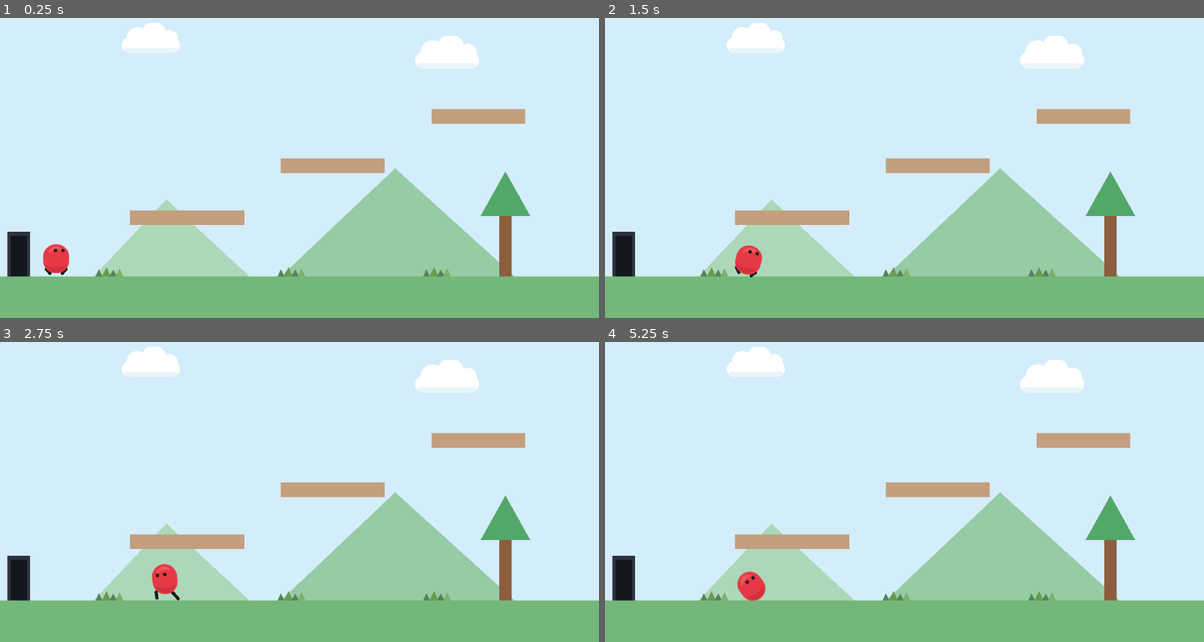
Above: before the commit, frames 1-4 (two rows, left to right).
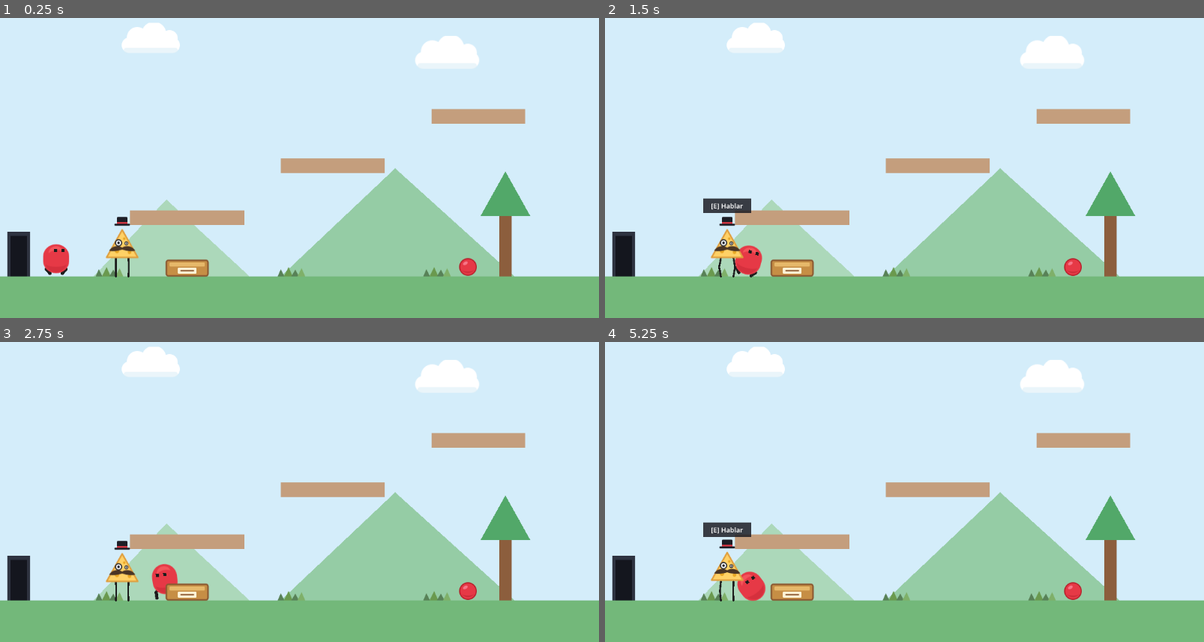
Above: after the commit, the same moments.

Repository: jberrozpe/PikuClon
Game: Godot game, scene res://escenas/nivel_2.tscn
Two runs of this game, one before a commit and one after it. Both use one fixed random seed, a clock stepped at 60 frames per second and the inputs below. This scene is started directly instead of the project's main scene.
Inputs:
- Up to frame 1 (0.25 s): no input
- Up to frame 2 (1.5 s): tap Enter at 0.5 s; hold D (mover_derecha) from 0.53 s (still down); tap E (patada) at 0.6 s; tap W (saltar) at 0.77 s; tap S (agacharse) at 1.35 s
- Up to frame 3 (2.75 s): tap W (saltar) at 1.52 s; tap E (patada) at 1.55, 2.1 s; release D (mover_derecha) at 2.03 s; hold A (mover_izquierda) from 2.03 s (still down)
- Up to frame 4 (5.25 s): release A (mover_izquierda) at 2.78 s; hold D (mover_derecha) 2.78-4.28 s; tap R at 2.85 s; tap W (saltar) at 3.02, 3.77, 4.52 s; tap E (patada) at 3.05, 3.8, 4.35 s; tap Space at 3.6 s; hold A (mover_izquierda) 4.28-5.03 s; hold D (mover_derecha) from 5.03 s (still down); hold S (agacharse) from 5.03 s (still down)

The runs differ from the first frame. In frame 1, 1.0% of the frame differs, in the area x 17-80%, y 66-87%; in frame 2, 1.4%, in the area x 16-80%, y 60-87%; in frame 3, 1.0%; in frame 4, 1.4%.

Commit message:
Paso 8C: añadir NPC Don Quesito y misión secundaria de Rayo en nivel_2

Diff:
--- /dev/null
+++ b/PikuClon/escenas/don_quesito.tscn
@@ -0,0 +1,122 @@
+[gd_scene load_steps=5 format=3]
+
+[ext_resource type="Script" path="res://scripts/don_quesito.gd" id="1_quesito"]
+[ext_resource type="AudioStream" path="res://recursos/sonidos/npc_hablar.wav" id="2_sonido"]
+[ext_resource type="Texture2D" path="res://recursos/sprites/don_quesito.svg" id="3_sprite"]
+
+[sub_resource type="RectangleShape2D" id="RectangleShape2D_zona"]
+size = Vector2(130, 110)
+
+[node name="DonQuesito" type="Node2D"]
+script = ExtResource("1_quesito")
+
+[node name="CuerpoVisual" type="Node2D" parent="."]
+
+[node name="PiernaIzq" type="Line2D" parent="CuerpoVisual"]
+position = Vector2(-12, -36)
+points = PackedVector2Array(0, 0, -1.5, 18, 0, 36)
+width = 3.5
+default_color = Color(0.113725, 0.113725, 0.113725, 1)
+joint_mode = 2
+begin_cap_mode = 2
+end_cap_mode = 2
+
+[node name="PiernaDer" type="Line2D" parent="CuerpoVisual"]
+position = Vector2(12, -36)
+points = PackedVector2Array(0, 0, 1.5, 18, 0, 36)
+width = 3.5
+default_color = Color(0.113725, 0.113725, 0.113725, 1)
+joint_mode = 2
+begin_cap_mode = 2
+end_cap_mode = 2
+
+[node name="CuerpoSprite" type="Sprite2D" parent="CuerpoVisual"]
+position = Vector2(0, -76)
+texture = ExtResource("3_sprite")
+
+[node name="ZonaInteraccion" type="Area2D" parent="."]
+position = Vector2(0, -55)
+
+[node name="CollisionShape2D" type="CollisionShape2D" parent="ZonaInteraccion"]
+shape = SubResource("RectangleShape2D_zona")
+
+[node name="Indicador" type="Control" parent="."]
+z_index = 10
+layout_mode = 3
+anchors_preset = 0
+offset_left = -46.0
+offset_top = -150.0
+offset_right = 46.0
+offset_bottom = -122.0
+
+[node name="Fondo" type="ColorRect" parent="Indicador"]
+layout_mode = 1
+anchors_preset = 15
+anchor_right = 1.0
+anchor_bottom = 1.0
+grow_horizontal = 2
+grow_vertical = 2
+color = Color(0.113725, 0.113725, 0.141176, 0.85)
+
+[node name="Texto" type="Label" parent="Indicador"]
+layout_mode = 1
+anchors_preset = 15
+anchor_right = 1.0
+anchor_bottom = 1.0
+grow_horizontal = 2
+grow_vertical = 2
+theme_override_font_sizes/font_size = 13
+text = "[E] Hablar"
+horizontal_alignment = 1
+vertical_alignment = 1
+
+[node name="Bocadillo" type="Control" parent="."]
+z_index = 10
+layout_mode = 3
+anchors_preset = 0
+offset_left = -140.0
+offset_top = -242.0
+offset_right = 140.0
+offset_bottom = -126.0
+
+[node name="Borde" type="ColorRect" parent="Bocadillo"]
+layout_mode = 1
+anchors_preset = 15
+anchor_right = 1.0
+anchor_bottom = 1.0
+grow_horizontal = 2
+grow_vertical = 2
+color = Color(0.113725, 0.113725, 0.141176, 1)
+
+[node name="Fondo" type="ColorRect" parent="Bocadillo"]
+layout_mode = 1
+anchors_preset = 15
+anchor_right = 1.0
+anchor_bottom = 1.0
+offset_left = 3.0
+offset_top = 3.0
+offset_right = -3.0
+offset_bottom = -3.0
+grow_horizontal = 2
+grow_vertical = 2
+
+[node name="Texto" type="Label" parent="Bocadillo"]
+layout_mode = 1
+anchors_preset = 15
+anchor_right = 1.0
+anchor_bottom = 1.0
+offset_left = 10.0
+offset_top = 8.0
+offset_right = -10.0
+offset_bottom = -8.0
+grow_horizontal = 2
+grow_vertical = 2
+theme_override_colors/font_color = Color(0.113725, 0.113725, 0.141176, 1)
+theme_override_font_sizes/font_size = 13
+text = "¡Socorro!"
+horizontal_alignment = 1
+vertical_alignment = 1
+autowrap_mode = 3
+
+[node name="SonidoHablar" type="AudioStreamPlayer2D" parent="."]
+stream = ExtResource("2_sonido")
--- a/PikuClon/escenas/nivel_2.tscn
+++ b/PikuClon/escenas/nivel_2.tscn
@@ -7,6 +7,11 @@
 [ext_resource type="Texture2D" path="res://recursos/sprites/jugador_cuerpo.svg" id="5_jugador_sprite"]
 [ext_resource type="Texture2D" path="res://recursos/sprites/nube.svg" id="6_nube_sprite"]
 [ext_resource type="Texture2D" path="res://recursos/sprites/hierba.svg" id="7_hierba_sprite"]
+[ext_resource type="PackedScene" path="res://escenas/don_quesito.tscn" id="8_quesito"]
+[ext_resource type="Script" path="res://scripts/caja_rayo.gd" id="9_caja_rayo_gd"]
+[ext_resource type="Texture2D" path="res://recursos/sprites/caja_rayo.svg" id="10_caja_rayo_sprite"]
+[ext_resource type="Texture2D" path="res://recursos/sprites/pelota_rayo.svg" id="11_pelota_sprite"]
+[ext_resource type="AudioStream" path="res://recursos/sonidos/estrella.wav" id="12_sonido_exito"]
 
 [sub_resource type="RectangleShape2D" id="RectangleShape2D_suelo"]
 size = Vector2(1152, 80)
@@ -29,6 +34,16 @@
 
 [sub_resource type="RectangleShape2D" id="RectangleShape2D_patada"]
 size = Vector2(56, 64)
+
+[sub_resource type="RectangleShape2D" id="RectangleShape2D_caja_rayo"]
+size = Vector2(76, 40)
+
+[sub_resource type="CircleShape2D" id="CircleShape2D_rayo"]
+radius = 18.0
+
+[sub_resource type="PhysicsMaterial" id="PhysicsMaterial_rayo"]
+friction = 0.45
+bounce = 0.45
 
 [node name="Nivel2" type="Node2D"]
 
@@ -211,3 +226,30 @@
 
 [node name="SonidoPatada" type="AudioStreamPlayer" parent="Jugador"]
 stream = ExtResource("4_patada")
+
+[node name="DonQuesito" parent="." instance=ExtResource("8_quesito")]
+position = Vector2(235, 568)
+
+[node name="CajaRayo" type="Area2D" parent="."]
+position = Vector2(360, 548)
+script = ExtResource("9_caja_rayo_gd")
+
+[node name="Visual" type="Sprite2D" parent="CajaRayo"]
+texture = ExtResource("10_caja_rayo_sprite")
+
+[node name="CollisionShape2D" type="CollisionShape2D" parent="CajaRayo"]
+shape = SubResource("RectangleShape2D_caja_rayo")
+
+[node name="SonidoExito" type="AudioStreamPlayer2D" parent="CajaRayo"]
+stream = ExtResource("12_sonido_exito")
+
+[node name="PelotaRayo" type="RigidBody2D" parent="."]
+position = Vector2(900, 545)
+mass = 0.8
+physics_material_override = SubResource("PhysicsMaterial_rayo")
+
+[node name="CollisionShape2D" type="CollisionShape2D" parent="PelotaRayo"]
+shape = SubResource("CircleShape2D_rayo")
+
+[node name="Visual" type="Sprite2D" parent="PelotaRayo"]
+texture = ExtResource("11_pelota_sprite")
--- /dev/null
+++ b/PikuClon/recursos/sprites/caja_rayo.svg
@@ -0,0 +1,6 @@
+<svg xmlns="http://www.w3.org/2000/svg" width="88" height="42" viewBox="0 0 88 42">
+  <rect x="4" y="10" width="80" height="30" rx="4" fill="#C68E45" stroke="#8C5A32" stroke-width="3"/>
+  <rect x="10" y="14" width="68" height="8" rx="2" fill="#E6B86A"/>
+  <rect x="26" y="24" width="36" height="12" rx="2" fill="#FFF3D6"/>
+  <line x1="32" y1="30" x2="56" y2="30" stroke="#8C5A32" stroke-width="2.5" stroke-linecap="round"/>
+</svg>
--- /dev/null
+++ b/PikuClon/recursos/sprites/don_quesito.svg
@@ -0,0 +1,19 @@
+<svg xmlns="http://www.w3.org/2000/svg" width="68" height="84" viewBox="0 0 68 84">
+  <!-- Tiny floating top hat (2cm above head, not touching) -->
+  <rect x="24" y="2" width="20" height="14" rx="2" fill="#1D1E26"/>
+  <rect x="24" y="12" width="20" height="3" fill="#E63946"/>
+  <rect x="19" y="15" width="30" height="4" rx="2" fill="#1D1E26"/>
+  <!-- Cheese triangle body -->
+  <polygon points="34,27 64,80 4,80" fill="#FFD166" stroke="#E09F3E" stroke-width="3" stroke-linejoin="round"/>
+  <!-- Cheese holes -->
+  <circle cx="24" cy="68" r="4" fill="#E9A825"/>
+  <circle cx="48" cy="70" r="3.5" fill="#E9A825"/>
+  <circle cx="38" cy="44" r="2.5" fill="#E9A825"/>
+  <!-- One eye much bigger than the other -->
+  <circle cx="27" cy="52" r="6" fill="#FFFFFF" stroke="#1D1E26" stroke-width="2"/>
+  <circle cx="27" cy="52" r="2.5" fill="#1D1E26"/>
+  <circle cx="42" cy="53" r="3" fill="#FFFFFF" stroke="#1D1E26" stroke-width="1.5"/>
+  <circle cx="42" cy="53" r="1.4" fill="#1D1E26"/>
+  <!-- Huge handlebar mustache covering almost the whole face -->
+  <path d="M34 61 C26 56, 14 58, 9 67 C15 69, 24 68, 34 65 C44 68, 53 69, 59 67 C54 58, 42 56, 34 61 Z" fill="#4A3525"/>
+</svg>
--- /dev/null
+++ b/PikuClon/recursos/sprites/pelota_rayo.svg
@@ -0,0 +1,5 @@
+<svg xmlns="http://www.w3.org/2000/svg" width="36" height="36" viewBox="0 0 36 36">
+  <circle cx="18" cy="18" r="16" fill="#E63946" stroke="#B51D29" stroke-width="2"/>
+  <ellipse cx="13" cy="11" rx="5" ry="3" transform="rotate(-30 13 11)" fill="#FF8FA3" opacity="0.7"/>
+  <path d="M6 24 C11 31, 25 31, 30 24 C24 28, 12 28, 6 24 Z" fill="#9B1521" opacity="0.4"/>
+</svg>
--- /dev/null
+++ b/PikuClon/scripts/caja_rayo.gd
@@ -0,0 +1,19 @@
+extends Area2D
+
+@onready var sonido_exito: AudioStreamPlayer2D = $SonidoExito
+
+
+func _ready() -> void:
+	body_entered.connect(_on_body_entered)
+	if GameState.rayo_en_caja:
+		var pelota := get_parent().get_node_or_null("PelotaRayo")
+		if pelota is RigidBody2D:
+			pelota.global_position = global_position + Vector2(0.0, -10.0)
+
+
+func _on_body_entered(body: Node2D) -> void:
+	if body.name == "PelotaRayo":
+		if not GameState.rayo_en_caja:
+			GameState.marcar_rayo_en_caja()
+			if sonido_exito:
+				sonido_exito.play()
--- /dev/null
+++ b/PikuClon/scripts/don_quesito.gd
@@ -0,0 +1,104 @@
+extends Node2D
+
+const DIALOGO_INICIAL: Array[String] = [
+	"¡Socorro! ¡Mi tortuga de carreras, Rayo, se ha escapado por toda la habitación!",
+	"Ya sé que parece una pelota roja normal, pero es una bestia rapidísima y muy feroz.",
+	"¿Puedes darle un par de patadas suaves para meterla otra vez en su caja?"
+]
+
+const DIALOGO_ESPERANDO: Array[String] = [
+	"¿Todavía no has atrapado a Rayo? ¡Ten cuidado, corre a la velocidad de la luz!",
+	"Bueno, en realidad está quietísima, pero yo me pongo muy nervioso igual."
+]
+
+const DIALOGO_FINAL: Array[String] = [
+	"¡SÍ! ¡Has domado a la bestia! Rayo vuelve a estar a salvo en su hogar.",
+	"Eres la persona más valiente y con mejores patadas que he conocido hoy.",
+	"Toma esta medalla invisible como premio... ¡cuidado, que pesa un montón!"
+]
+
+var _jugador_cerca: bool = false
+var _tiempo: float = 0.0
+var _frases_actuales: Array[String] = []
+var _indice_frase: int = 0
+var _tipo_dialogo_actual: String = ""
+
+@onready var cuerpo_visual: Node2D = $CuerpoVisual
+@onready var pierna_izq: Line2D = $CuerpoVisual/PiernaIzq
+@onready var pierna_der: Line2D = $CuerpoVisual/PiernaDer
+@onready var cuerpo_sprite: Sprite2D = $CuerpoVisual/CuerpoSprite
+@onready var zona_interaccion: Area2D = $ZonaInteraccion
+@onready var indicador: Control = $Indicador
+@onready var bocadillo: Control = $Bocadillo
+@onready var texto_bocadillo: Label = $Bocadillo/Texto
+@onready var sonido_hablar: AudioStreamPlayer2D = $SonidoHablar
+
+
+func _ready() -> void:
+	indicador.visible = false
+	bocadillo.visible = false
+	zona_interaccion.body_entered.connect(_on_body_entered)
+	zona_interaccion.body_exited.connect(_on_body_exited)
+
+
+func _process(delta: float) -> void:
+	_tiempo += delta
+	# Patas largas y finitas como fideos que siempre tiemblan un poco
+	var temblor_izq := sin(_tiempo * 28.0) * 2.2
+	var temblor_der := cos(_tiempo * 33.0) * 2.2
+	pierna_izq.set_point_position(1, Vector2(-1.5 + temblor_izq, 18.0))
+	pierna_der.set_point_position(1, Vector2(1.5 + temblor_der, 18.0))
+	cuerpo_sprite.position.y = -76.0 + sin(_tiempo * 5.0) * 1.5
+
+
+func _unhandled_input(event: InputEvent) -> void:
+	if not _jugador_cerca:
+		return
+	if event is InputEventKey and event.pressed and not event.echo and event.keycode == KEY_E:
+		_avanzar_dialogo()
+
+
+func _avanzar_dialogo() -> void:
+	if not bocadillo.visible:
+		if GameState.rayo_en_caja:
+			_frases_actuales = DIALOGO_FINAL
+			_tipo_dialogo_actual = "final"
+		elif GameState.hablo_con_quesito:
+			_frases_actuales = DIALOGO_ESPERANDO
+			_tipo_dialogo_actual = "esperando"
+		else:
+			_frases_actuales = DIALOGO_INICIAL
+			_tipo_dialogo_actual = "inicial"
+
+		_indice_frase = 0
+		texto_bocadillo.text = _frases_actuales[_indice_frase]
+		bocadillo.visible = true
+		indicador.visible = false
+		sonido_hablar.play()
+		return
+
+	_indice_frase += 1
+	if _indice_frase < _frases_actuales.size():
+		texto_bocadillo.text = _frases_actuales[_indice_frase]
+		sonido_hablar.play()
+	else:
+		bocadillo.visible = false
+		indicador.visible = true
+		if _tipo_dialogo_actual == "inicial":
+			GameState.registrar_charla_quesito()
+		elif _tipo_dialogo_actual == "final":
+			GameState.completar_mision_quesito()
+
+
+func _on_body_entered(body: Node2D) -> void:
+	if body is CharacterBody2D:
+		_jugador_cerca = true
+		if not bocadillo.visible:
+			indicador.visible = true
+
+
+func _on_body_exited(body: Node2D) -> void:
+	if body is CharacterBody2D:
+		_jugador_cerca = false
+		indicador.visible = false
+		bocadillo.visible = false
--- a/PikuClon/scripts/game_state.gd
+++ b/PikuClon/scripts/game_state.gd
@@ -5,6 +5,9 @@
 var hablo_con_npc: bool = false
 var estrella_recogida: bool = false
 var mision_completada: bool = false
+var hablo_con_quesito: bool = false
+var rayo_en_caja: bool = false
+var mision_quesito_completada: bool = false
 var punto_aparicion: String = ""
 
 
@@ -31,8 +34,29 @@
 		mision_actualizada.emit()
 
 
+func registrar_charla_quesito() -> void:
+	if not hablo_con_quesito:
+		hablo_con_quesito = true
+		mision_actualizada.emit()
+
+
+func marcar_rayo_en_caja() -> void:
+	if not rayo_en_caja:
+		rayo_en_caja = true
+		mision_actualizada.emit()
+
+
+func completar_mision_quesito() -> void:
+	if not mision_quesito_completada:
+		mision_quesito_completada = true
+		mision_actualizada.emit()
+
+
 func reiniciar_estado() -> void:
 	hablo_con_npc = false
 	estrella_recogida = false
 	mision_completada = false
+	hablo_con_quesito = false
+	rayo_en_caja = false
+	mision_quesito_completada = false
 	mision_actualizada.emit()
Not shown: 1 places in PikuClon/escenas/nivel_2.tscn that only renumber resources
